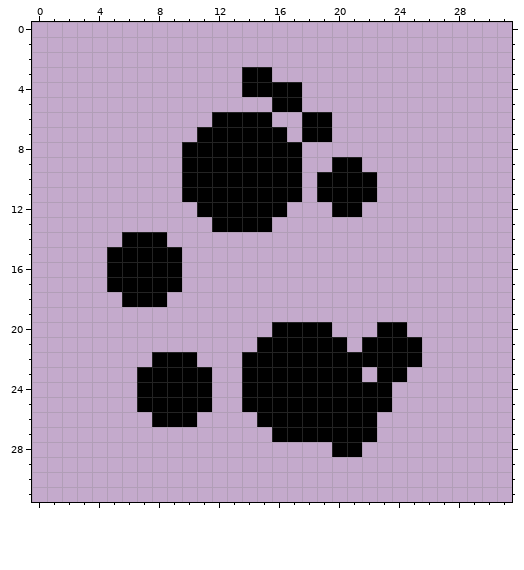
Pixel-art file -- Assets/Arts/NPCAndPlayer/Player/PlayerStep.aseprite. Above is the file before it was changed.
32x32 pixels, 1 frame.
And afterwards:
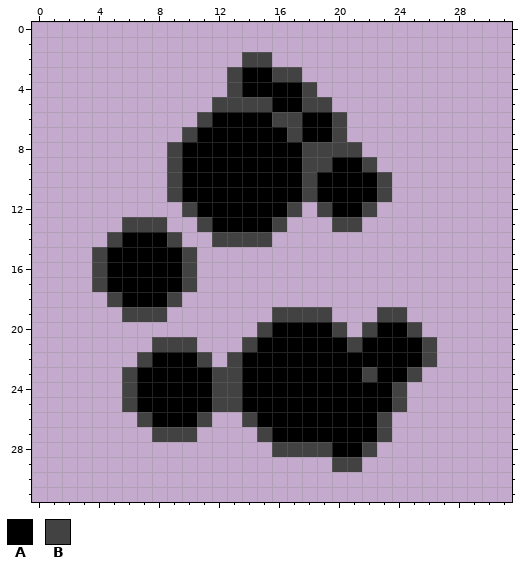
Palette (. is transparent): A #000000  B #424242
Diff:
layer "Layer 1 #2" added
Layer "Layer 1 #2":
y 2: x 14..15 .. -> BB
y 3: x 13 . -> B; x 16..17 .. -> BB
y 4: x 13 . -> B; x 18 . -> B
y 5: x 12..15 .... -> BBBB; x 18..19 .. -> BB
y 6: x 11 . -> B; x 16..17 .. -> BB; x 20 . -> B
y 7: x 10 . -> B; x 17 . -> B; x 20 . -> B
y 8: x 9 . -> B; x 18..21 .... -> BBBB
y 9: x 9 . -> B; x 18..19 .. -> BB; x 22 . -> B
y 10..11: x 9 . -> B; x 18 . -> B; x 23 . -> B
y 12: x 10 . -> B; x 17 . -> B; x 19 . -> B; x 22 . -> B
y 13: x 6..8 ... -> BBB; x 11 . -> B; x 16 . -> B; x 20..21 .. -> BB
y 14: x 5 . -> B; x 9 . -> B; x 12..15 .... -> BBBB
y 15..17: x 4 . -> B; x 10 . -> B
y 18: x 5 . -> B; x 9 . -> B
y 19: x 6..8 ... -> BBB; x 16..19 .... -> BBBB; x 23..24 .. -> BB
y 20: x 15 . -> B; x 20 . -> B; x 22 . -> B; x 25 . -> B
y 21: x 8..10 ... -> BBB; x 14 . -> B; x 21 . -> B; x 26 . -> B
y 22: x 7 . -> B; x 11 . -> B; x 13 . -> B; x 26 . -> B
y 23: x 6 . -> B; x 12..13 .. -> BB; x 22 . -> B; x 25 . -> B
y 24..25: x 6 . -> B; x 12..13 .. -> BB; x 24 . -> B
y 26: x 7 . -> B; x 11 . -> B; x 14 . -> B; x 23 . -> B
y 27: x 8..10 ... -> BBB; x 15 . -> B; x 23 . -> B
y 28: x 16..19 .... -> BBBB; x 22 . -> B
y 29: x 20..21 .. -> BB
